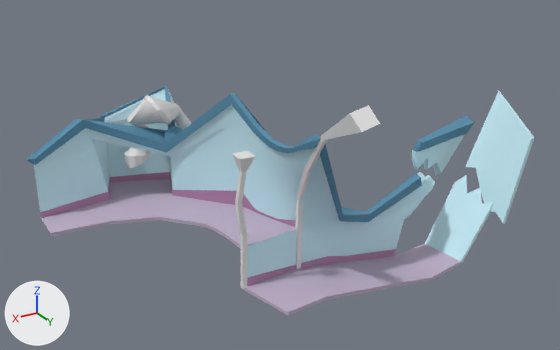
The FBX model Assets/Art/Environment/Destructible_Corridor_Pre.fbx, before and after one commit.
Both versions are drawn from a camera (50 mm lens) standing at (-26.1, 68.3, 40.0) and looking at (-64.3, 4.5, 8.1). Every picture has the same lights, and +X, +Y and +Z are marked at lower left. Where no turn or scale is listed for an object, it has been applied to the vertices. Vertices at the same position are counted once.

Names of what the first picture shows: 'Corridor_Destructible', 'Tubo', 'Wood'.
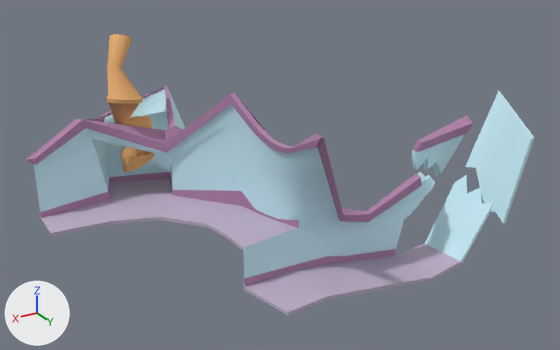
Location of each change, (x1, y1, x2, y2) in pixels of the pictures (560 x 350 px):
'Tubo', reshaped
    before: (124, 95, 191, 169)
    after: (106, 34, 154, 172)
'Wood', deleted
    before: (232, 105, 380, 289)
part 1 of me_mesh, recoloured
    both: (26, 86, 474, 222)

The edits, one by one:
Material 'Material #15.001' (mat_material__15_001) is new.
Its base color is (0.784, 0.408, 0.157) (orange #e5ab6e).
Its roughness is 0.859.
me_mesh_001 is used by ob_tubo; location (-54.03, -8.26, 11.41).
me_mesh_001 had 168 vertices, 332 faces and spanned x -6.22..1.92, y -1.21..4.89, z -4.51..4.23.
me_mesh_001 now has 156 vertices, 308 faces and spans x -1.45..3.76, y -2.63..3.54, z -4.84..10.21.
me_mesh_001 part 2: 168 vertices removed from x -6.22..1.92, y -1.21..4.89, z -4.51..4.23; 156 vertices added at x -1.45..3.76, y -2.63..3.54, z -4.84..10.21.
me_mesh_001 now uses material mat_material__15_001 (orange #e5ab6e).
me_mesh has 841 vertices, 734 faces and spans x -103.3..-52.6, y 8.3..37.7, z -4.0..16.9.
me_mesh is used by ob_corridor_destructible; location (11.36, -20.56, 0.0).
me_mesh part 1: all 116 faces that had it switch from mat_material__13 (blue #5890ad) to mat_material__14 (pink #b385ad).
Object 'Wood' (ob_wood) is deleted.
